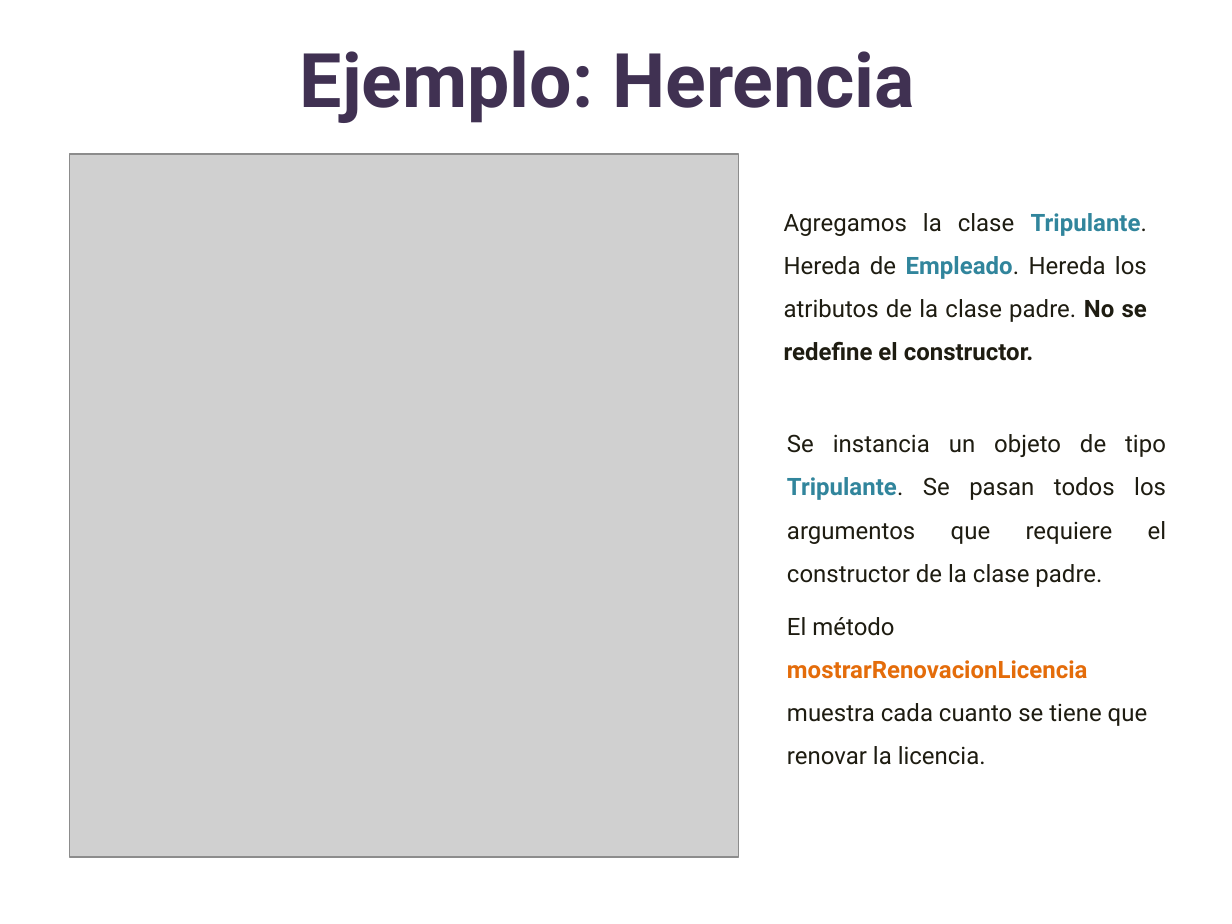
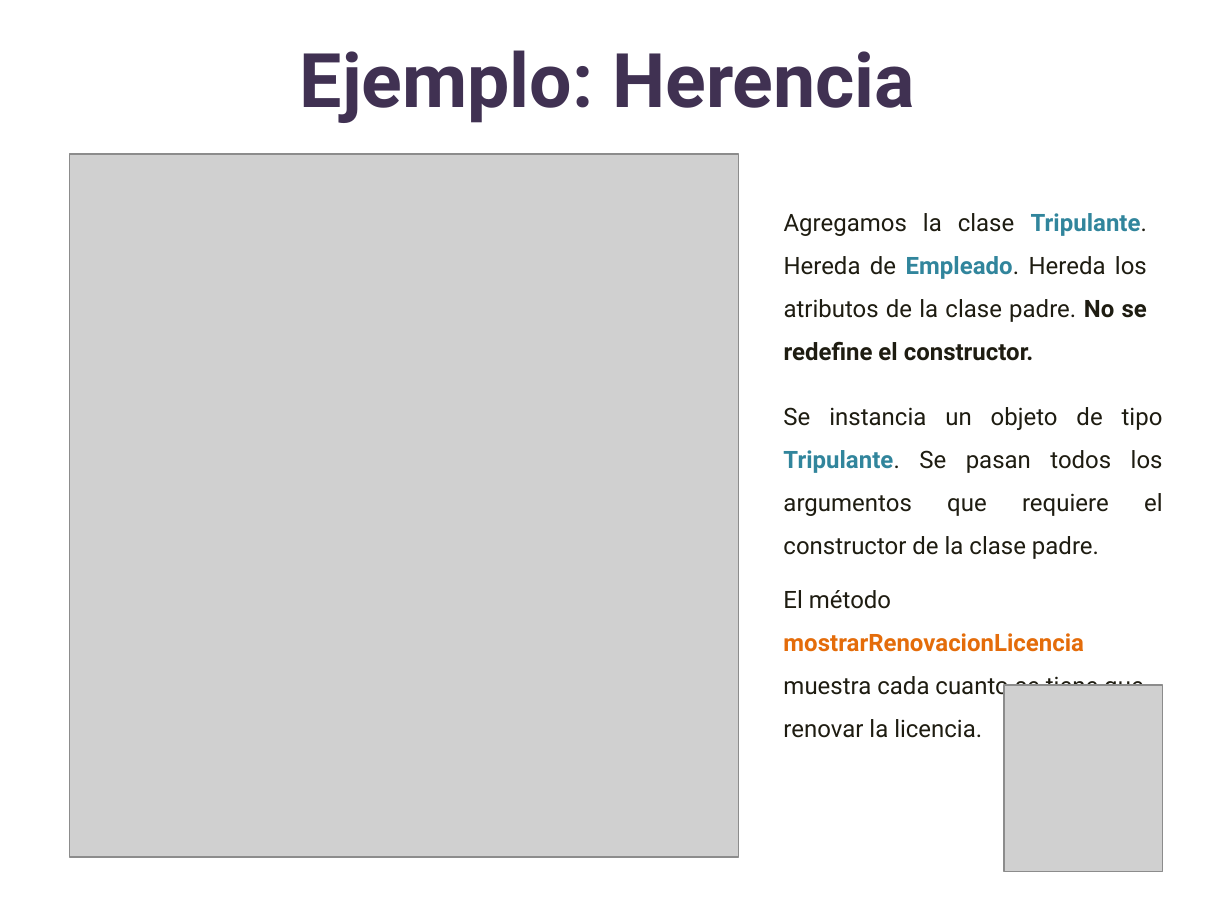
Before and after one commit to lizetheP/Analitica, a slide deck: slide 9 of Calendario2023/presentaciones/16_POO_Herencia.pptx. Drawn at 1232x924 pixels with LibreOffice and Linux fonts; fonts in the diff are those of the drawing; grey boxes stand for pictures. Boxes give left, top, right and bottom in pixels: in the first picture for what was removed or moved away, otherwise in the second. Text is boxed around its words. In the diff, an @@ line names an element or a change of style, - is before the commit and + after.

```diff
--- a/Calendario2023/presentaciones/16_POO_Herencia.pptx
+++ b/Calendario2023/presentaciones/16_POO_Herencia.pptx
@@ text "Se instancia un objeto de ...": place and size @@
-text "Se instancia un objeto de ..." at bbox=[787, 434, 1166, 765]
+text "Se instancia un objeto de ..." at bbox=[783, 407, 1163, 738]
@@ picture added at bbox=[1004, 685, 1163, 871] @@
```
Also in this commit, not shown: 11 other slides changed, 3 other files.
